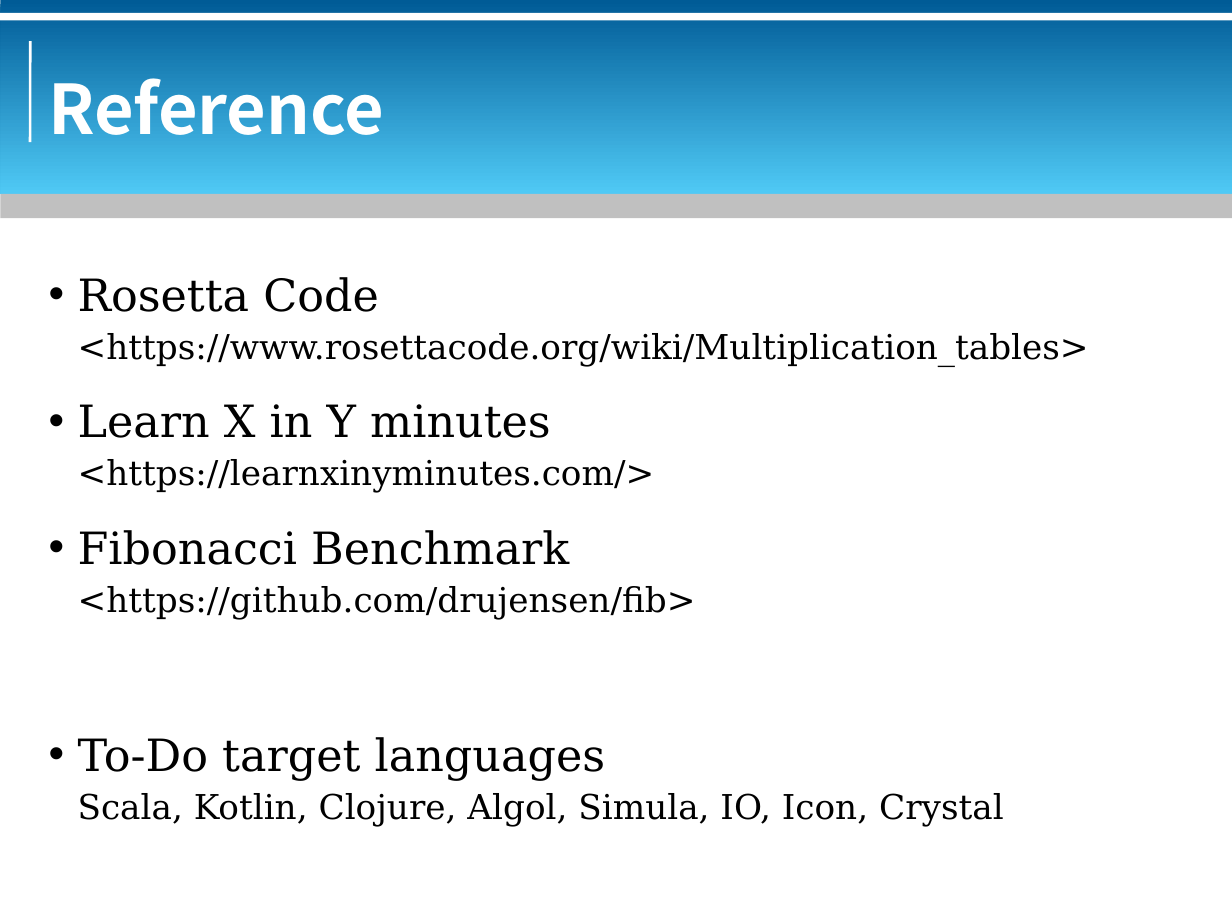
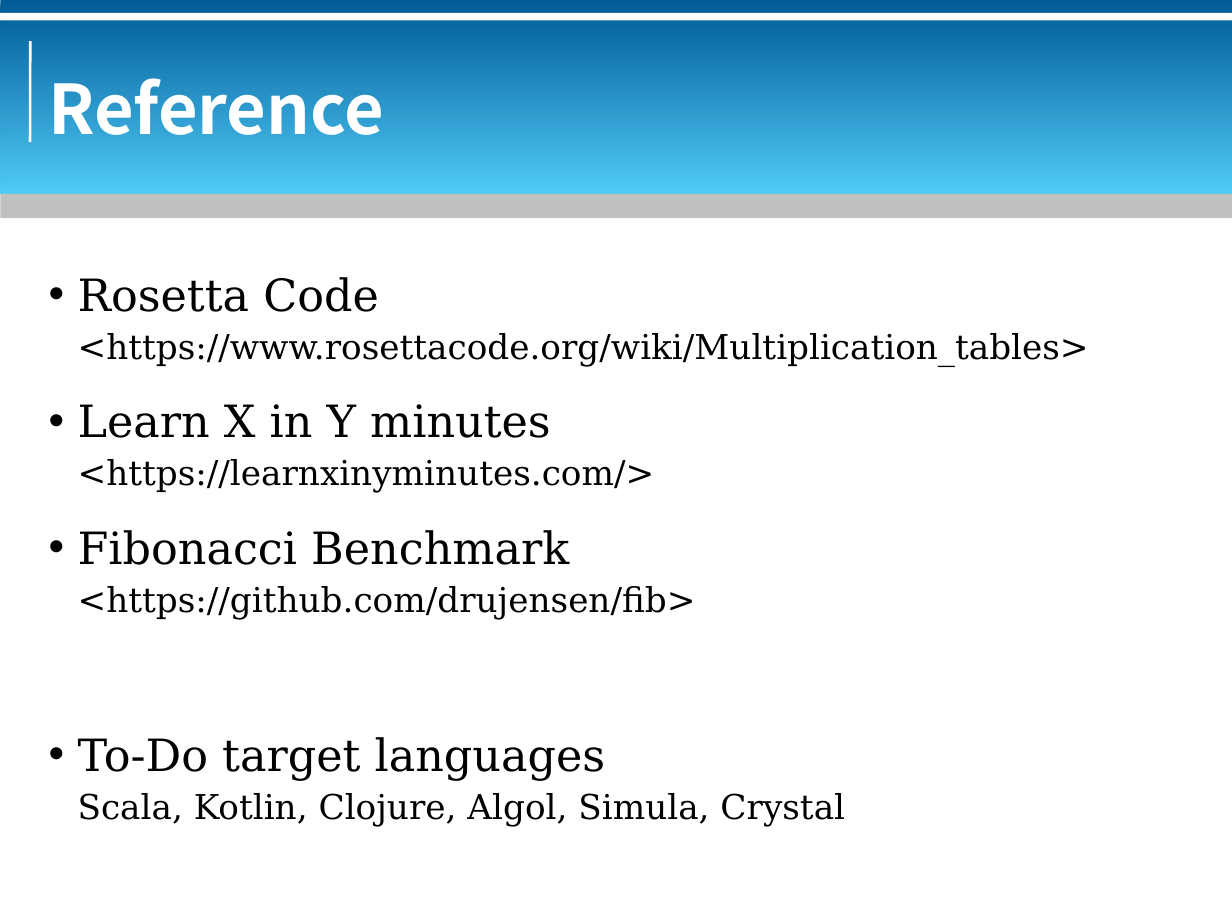
Before and after one commit to bluebat/.presentations, a slide deck: slide 28 of multiplication-table.odp (slide 27 before the commit). Drawn at 1232x924 pixels with LibreOffice and Linux fonts; fonts in the diff are those of the drawing; background and template pictures are left out. Boxes give left, top, right and bottom in pixels: in the first picture for what was removed or moved away, otherwise in the second. Text is boxed around its words. In the diff, an @@ line names an element or a change of style, - is before the commit and + after.

```diff
--- a/multiplication-table.odp
+++ b/multiplication-table.odp
@@ text at <box>78,793,845,826</box>: text changed @@
-Scala, Kotlin, Clojure, Algol, Simula, IO, Icon, Crystal
+Scala, Kotlin, Clojure, Algol, Simula, Crystal
```
Also in this commit, not shown: 3 other slides changed, 1 slide added, 1 other file.
